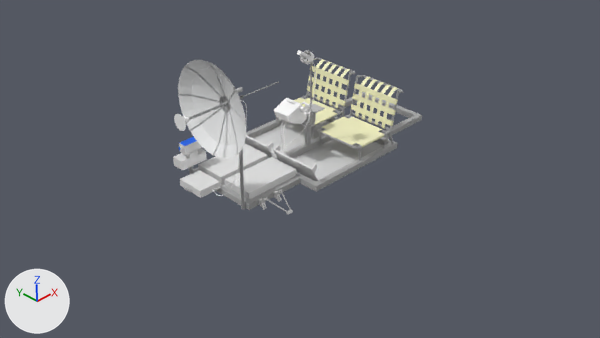
The Blender file nasa-lunar-rover.blend as it was, and as the next commit left it.
Rendered twice from the file's camera 'Camera'. The lights are fixed; the arrows at lower left show +X, +Y and +Z.

Script lines for the objects in view, before the commit:
```python
ob_c_d_console_lp = bpy.data.objects.new('C&D Console LP', me_cube_015)
ob_c_d_console_lp.location = (1.422, -0.024, 1.037)
ob_c_d_console_mount_lp = bpy.data.objects.new('C&D Console Mount LP', me_cube_010)
ob_c_d_console_mount_lp.location = (0.0, 0.0, 0.0)
ob_footrest_lp = bpy.data.objects.new('Footrest LP', me_cube_004)
ob_footrest_lp.location = (0.0, 0.0, 0.0)
ob_footrest_lp.rotation_euler = (0.0, -0.436, 0.0)  # degrees (0, -25, 0)
ob_footrest_lp.scale = (0.0297, 0.89, 0.369)
ob_high_gain_antenna_data_cable = bpy.data.objects.new('High Gain Antenna Data Cable', me_beziercurve)
ob_high_gain_antenna_data_cable.location = (0.301, -0.237, 1.136)
ob_high_gain_antenna_lp = bpy.data.objects.new('High Gain Antenna LP', me_tee_joint)
ob_high_gain_antenna_lp.location = (0.447, -0.469, 1.725)
ob_high_gain_antenna_lp.rotation_euler = (0.0, -1.571, 0.0)  # degrees (0, -90, 0)
ob_low_gain_antenna_lp = bpy.data.objects.new('Low Gain Antenna LP', me_beziercurve_001)
ob_low_gain_antenna_lp.location = (0.0, 0.0, 0.0)
ob_low_gain_data_cable = bpy.data.objects.new('Low Gain Data Cable', me_beziercurve_003)
ob_low_gain_data_cable.location = (0.976, -0.116, 0.667)
ob_lunar_communications_relay_unit_lp = bpy.data.objects.new('Lunar Communications Relay Unit LP', me_cube_006)
ob_lunar_communications_relay_unit_lp.location = (0.0, 0.0, 0.0)
ob_television_camera_lp = bpy.data.objects.new('Television Camera LP', me_cube_007)
ob_television_camera_lp.location = (0.326, 0.424, 0.717)
ob_television_camera_lp.scale = (0.538, 0.25, 0.175)
# also in view: 'Chair LP' at (2.18, 0.0, 0.83); 'Chair Back Seat.001' at (2.47, 0.36, 0.92); 'Chair Bottom Seat' at (2.06, -0.37, 0.69); 'Battery No 2 LP' at (0.76, 0.22, 0.53); 'Chair Back Seat' at (2.47, -0.37, 0.92)
```
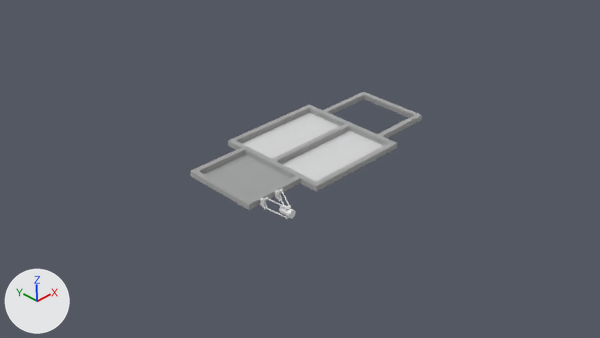
Commit message: IP Suspension LP

Boxes [x1, y1, x2, y2] around the edits, measured in the pictures (600 x 338 px; the box of a moved part takes in the faces that stretch with it):
'High Gain Antenna LP', deleted
    before: [174, 60, 279, 209]
'Battery No 1 LP', deleted
    before: [225, 157, 296, 200]
'Chair Back Seat', deleted (beige)
    before: [351, 77, 398, 129]
'Chair Bottom Seat', deleted (beige)
    before: [322, 116, 384, 147]
'Battery No 2 LP', deleted
    before: [198, 143, 268, 185]
'Chair Back Seat.001', deleted (beige)
    before: [307, 59, 349, 109]
'Chair LP', deleted
    before: [276, 58, 403, 161]
'Footrest LP', deleted
    before: [245, 135, 318, 182]
'Television Camera LP', deleted
    before: [173, 137, 207, 170]
'Lunar Communications Relay Unit LP', deleted
    before: [180, 170, 220, 198]
'C&D Console LP', deleted
    before: [274, 98, 307, 124]
'Chair Bottom Seat.001', deleted
    before: [293, 98, 337, 125]
'Low Gain Antenna LP', deleted
    before: [297, 50, 314, 125]
'C&D Console Mount LP', deleted
    before: [303, 104, 325, 146]
'Cube.001', moved, modifiers changed, reshaped
    before: [259, 189, 283, 210]
    after: [259, 189, 283, 209]
'Motor LP', added
    after: [279, 204, 296, 218]
'Suspension Upper Arm LP', reshaped, moved, modifiers changed (17% shorter)
    before: [265, 190, 290, 212]
    after: [265, 189, 289, 207]
'Low Gain Data Cable', deleted
    before: [214, 62, 316, 189]
'High Gain Antenna Data Cable', deleted
    before: [211, 100, 247, 196]
'Cube', moved, modifiers changed, reshaped
    before: [286, 209, 293, 214]
    after: [285, 205, 291, 219]
'Joystick LP', deleted
    before: [301, 102, 310, 115]
'Suspension Lower Arm LP', added
    after: [265, 199, 285, 217]
'Data Cable LP.001', deleted
    before: [275, 121, 286, 158]
'Data Cable LP', deleted
    before: [274, 120, 284, 157]
part 1 of me_cylinder_001, moved or reshaped
    before: [266, 191, 290, 212]
    after: [266, 190, 289, 207]

The change, as a list of edits to the scene's bpy script:
```text
Change me_cylinder_001:
    where me_cylinder_001.from_pydata(...)  # 96 vertices, 82 faces; spans x -0.034..0.065, y -0.16..0.09, z -0.064..0.046
    me_cylinder_001 part 1: all 16 vertices in x 0.051..0.065, y -0.16..-0.159, z -0.064..-0.05 are moved by (0.0, 0.031, 0.039)
Change ob_cube_001:
    ob_cube_001.location: (0.514, -0.526, 0.502) -> (0.525, -0.526, 0.502)
Remove ob_low_gain_antenna_lp:
    ob_low_gain_antenna_lp = bpy.data.objects.new('Low Gain Antenna LP', me_beziercurve_001)
Remove ob_lunar_communications_relay_unit_lp:
    ob_lunar_communications_relay_unit_lp = bpy.data.objects.new('Lunar Communications Relay Unit LP', me_cube_006)
Remove ob_television_camera_lp:
    ob_television_camera_lp = bpy.data.objects.new('Television Camera LP', me_cube_007)
Remove ob_high_gain_antenna_lp:
    ob_high_gain_antenna_lp = bpy.data.objects.new('High Gain Antenna LP', me_tee_joint)
Remove ob_high_gain_antenna_data_cable:
    ob_high_gain_antenna_data_cable = bpy.data.objects.new('High Gain Antenna Data Cable', me_beziercurve)
Remove ob_low_gain_data_cable:
    ob_low_gain_data_cable = bpy.data.objects.new('Low Gain Data Cable', me_beziercurve_003)
Remove ob_c_d_console_mount_lp:
    ob_c_d_console_mount_lp = bpy.data.objects.new('C&D Console Mount LP', me_cube_010)
Remove ob_c_d_console_lp:
    ob_c_d_console_lp = bpy.data.objects.new('C&D Console LP', me_cube_015)
Remove ob_joystick_lp:
    ob_joystick_lp = bpy.data.objects.new('Joystick LP', me_cube_008)
Remove ob_data_cable_lp_beziercircle:
    ob_data_cable_lp_beziercircle = bpy.data.objects.new('Data Cable LP BezierCircle', cu_beziercircle)
Remove ob_data_cable_lp_001:
    ob_data_cable_lp_001 = bpy.data.objects.new('Data Cable LP.001', cu_beziercurve_001)
Remove ob_chair_lp:
    ob_chair_lp = bpy.data.objects.new('Chair LP', me_beziercurve_005)
Remove ob_chair_bottom_seat:
    ob_chair_bottom_seat = bpy.data.objects.new('Chair Bottom Seat', me_cube)
Remove ob_chair_back_seat:
    ob_chair_back_seat = bpy.data.objects.new('Chair Back Seat', me_cube_001)
Remove ob_chair_bottom_seat_001:
    ob_chair_bottom_seat_001 = bpy.data.objects.new('Chair Bottom Seat.001', me_cube_002)
Remove ob_chair_back_seat_001:
    ob_chair_back_seat_001 = bpy.data.objects.new('Chair Back Seat.001', me_cube_003)
Remove ob_footrest_lp:
    ob_footrest_lp = bpy.data.objects.new('Footrest LP', me_cube_004)
Remove ob_battery_no_2_lp:
    ob_battery_no_2_lp = bpy.data.objects.new('Battery No 2 LP', me_cube_011)
Remove ob_battery_no_1_lp:
    ob_battery_no_1_lp = bpy.data.objects.new('Battery No 1 LP', me_cube_016)
Change ob_suspension_upper_arm_lp:
    ob_suspension_upper_arm_lp.location: (0.541, -0.638, 0.523) -> (0.552, -0.638, 0.523)
Change ob_cube:
    ob_cube.location: (0.621, -0.81, 0.466) -> (0.632, -0.779, 0.503)
    add _m = ob_cube.modifiers.new('Mirror', 'MIRROR')
    add _m.use_axis = (False, True, False)
    add _m.mirror_object = ob_motor_lp
Add ob_motor_lp:
    ob_motor_lp = bpy.data.objects.new('Motor LP', me_cylinder)  # a 16-sided cylinder along z spanning x -0.051..0.051, y -0.051..0.051, z -0.076..0.076
    ob_motor_lp.location = (0.632, -0.762, 0.443)
    ob_motor_lp.rotation_euler = (1.571, 0.0, 0.0)  # degrees (90, 0, 0)
    ob_motor_lp.scale = (0.9, 0.9, 1.0)
Add ob_suspension_lower_arm_lp:
    ob_suspension_lower_arm_lp = bpy.data.objects.new('Suspension Lower Arm LP', me_cylinder_002)  # 96 vertices, 82 faces; spans x -0.034..0.065, y -0.139..0.09, z -0.026..0.046; modifiers MIRROR
    ob_suspension_lower_arm_lp.location = (0.552, -0.627, 0.401)
```
